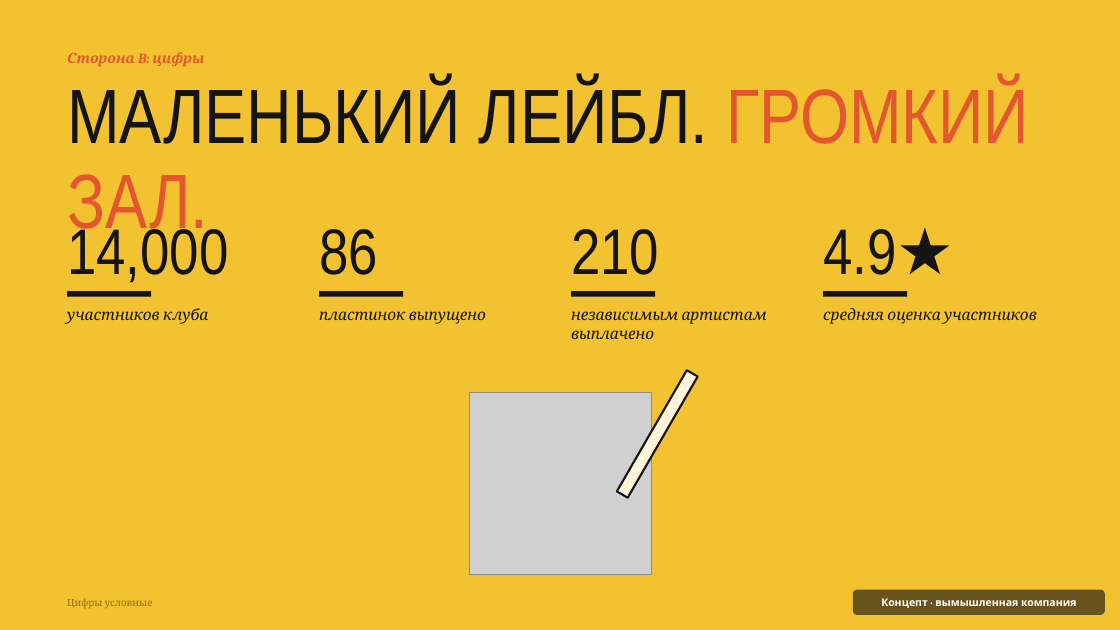
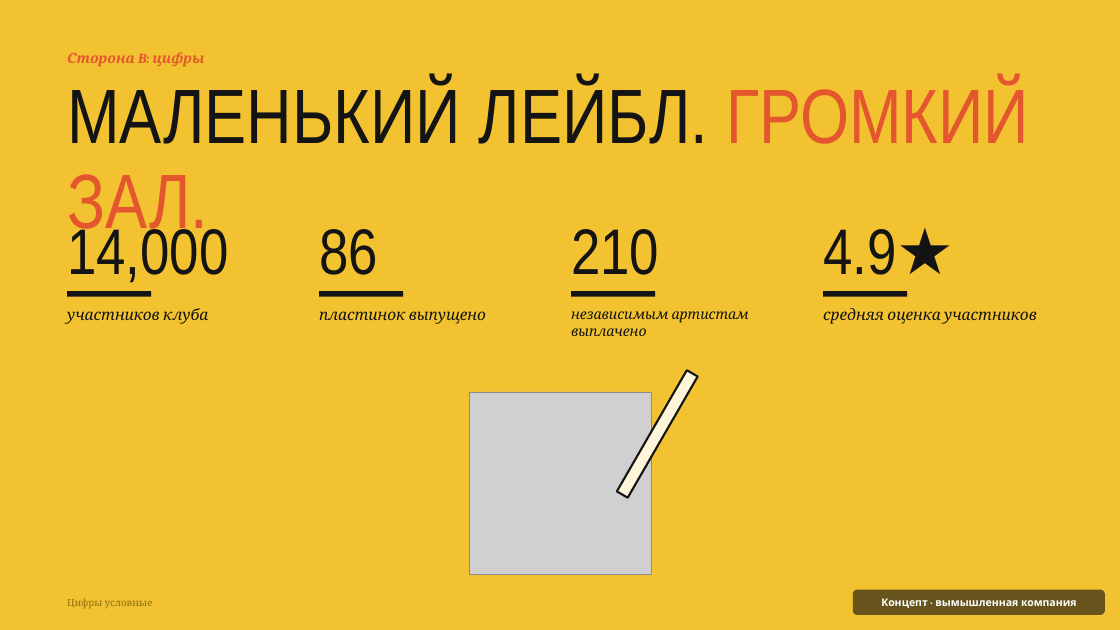
Before and after one commit to nikitakustov123/education-decks, a slide deck: slide 7 of ru/pptx/03-low-tide-records.pptx. Drawn at 1120x630 pixels with LibreOffice and Linux fonts; fonts in the diff are those of the drawing; grey boxes stand for pictures. Boxes give left, top, right and bottom in pixels: in the first picture for what was removed or moved away, otherwise in the second. Text is boxed around its words. In the diff, an @@ line names an element or a change of style, - is before the commit and + after.

```diff
--- a/ru/pptx/03-low-tide-records.pptx
+++ b/ru/pptx/03-low-tide-records.pptx
@@ text "независимым артистам выплачено" at (571,311,749,336): size 13.2 to 12 pt @@
```
Also in this commit, not shown: 5 other slides changed, 9 other files.
